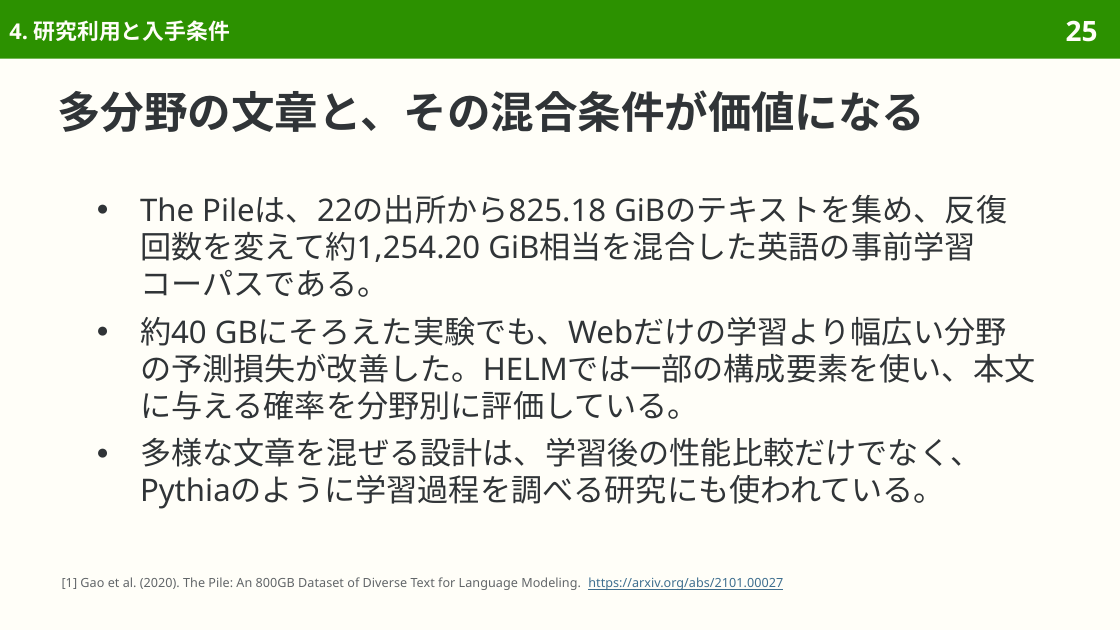
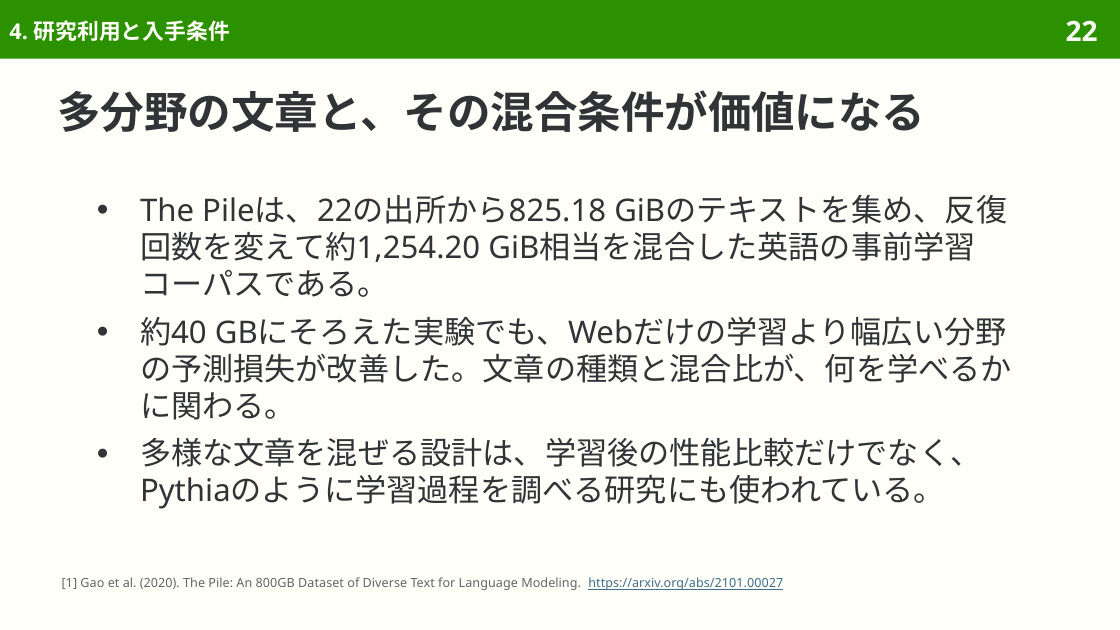
Before and after one commit to sasakiy84/datasets-in-10-minutes, a slide deck: slide 22 of slides/datasets-in-10-minutes-the-pile.pptx (slide 25 before the commit). Drawn at 1120x630 pixels with LibreOffice and Linux fonts; fonts in the diff are those of the drawing. Boxes give left, top, right and bottom in pixels: in the first picture for what was removed or moved away, otherwise in the second. Text is boxed around its words. In the diff, an @@ line names an element or a change of style, - is before the commit and + after.

```diff
--- a/slides/datasets-in-10-minutes-the-pile.pptx
+++ b/slides/datasets-in-10-minutes-the-pile.pptx
@@ page number at <box>1066,20,1098,41</box>: text changed @@
-25
+22
@@ text at <box>140,317,1012,420</box>: text changed @@
-● 約40 GBにそろえた実験でも、Webだけの学習より幅広い分野の予測損失が改善した。HELMでは一部の構成要素を使い、本文に与える確率を分野別に評価している。
+● 約40 GBにそろえた実験でも、Webだけの学習より幅広い分野の予測損失が改善した。文章の種類と混合比が、何を学べるかに関わる。
```
Also in this commit, not shown: 23 other slides changed, 3 slides removed, 58 other files.
